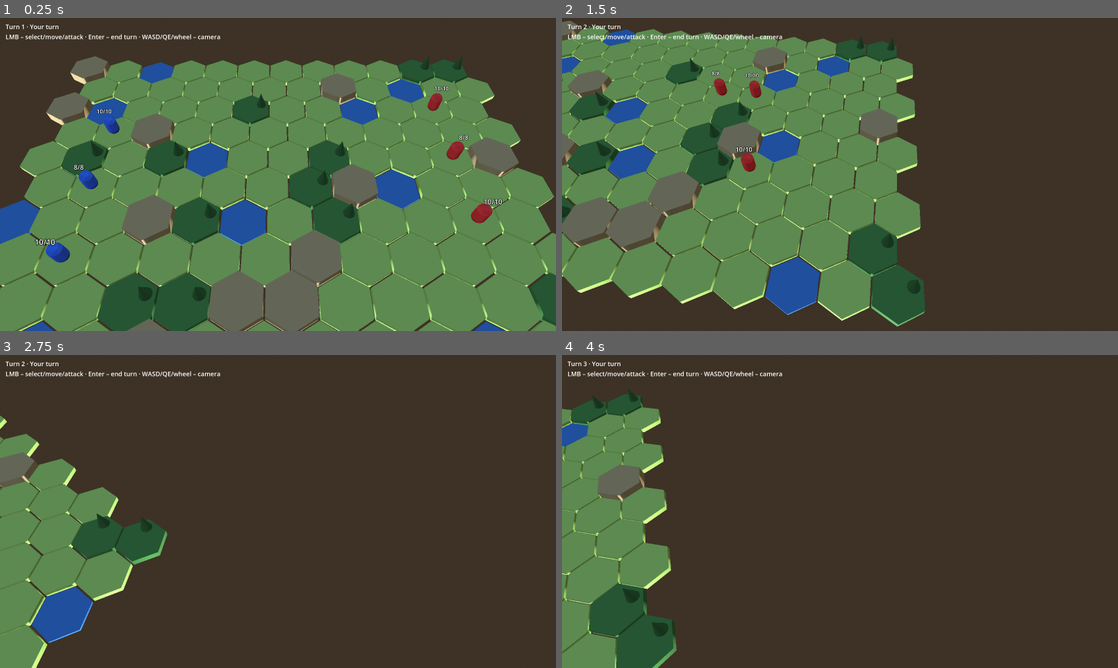
Above: before the commit, frames 1-4 (two rows, left to right).
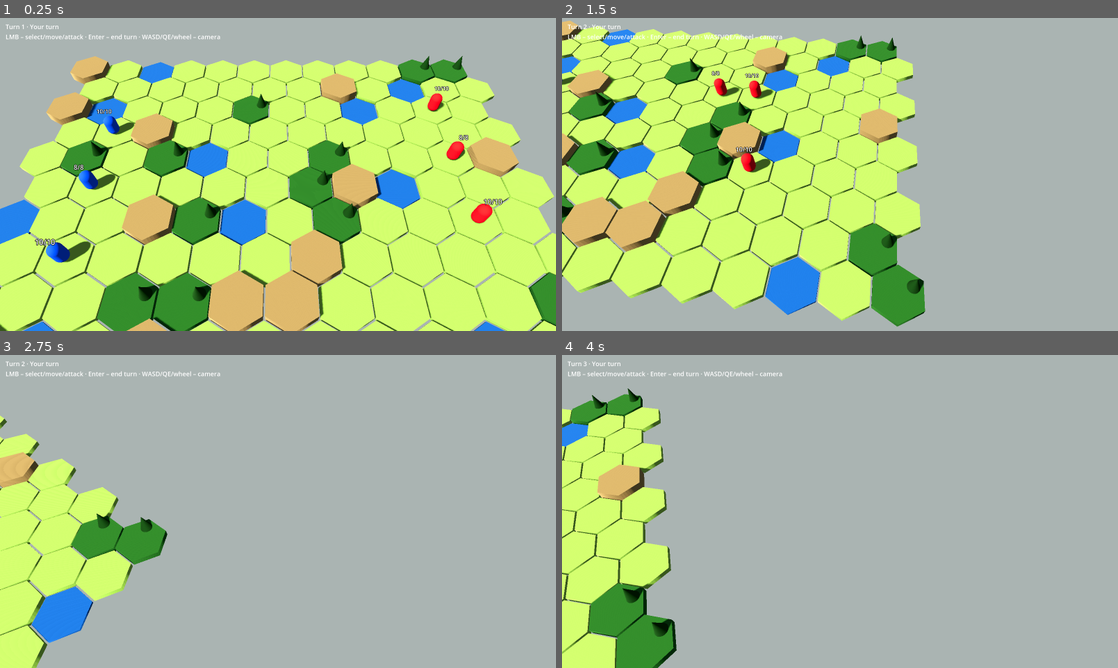
Above: after the commit, the same moments.

Repository: dawidczarczynski/eastern-flank
Game: Godot game, scene res://scenes/battle/battle.tscn
Same seed, same stepped clock (60 frames per second), same inputs: the game is played once before the commit and once after it.
Inputs (mouse positions are in pixels of both pictures, inside the frame that each line leads up to):
- Up to frame 1 (0.25 s): no input
- Up to frame 2 (1.5 s): tap Enter at 0.5, 0.6 s; move the mouse to (962, 158) at 0.52 s; hold D 0.53-1.28 s; click (962, 158) at 0.67 s; move the mouse to (728, 190) at 1.27 s; hold S from 1.28 s (still down); tap Q at 1.35 s
- Up to frame 3 (2.75 s): move the mouse to (333, 442) at 2.02 s; release S at 2.03 s; hold D from 2.03 s (still down); hold E from 2.03 s (still down)
- Up to frame 4 (4 s): move the mouse to (812, 574) at 2.77 s; release D at 2.78 s; release E at 2.78 s; hold W 2.78-3.53 s; tap Enter at 2.85 s; click (812, 574) at 2.92 s; move the mouse to (1006, 558) at 3.52 s; hold A from 3.53 s (still down); hold Q from 3.53 s (still down)

The runs differ from the first frame. In frame 1, 98% of the frame differs, in the area x 0-100%, y 0-100%; in frame 2, 98%; in frame 3, 100%; in frame 4, 99%.

Commit message:
Port lighting and atmosphere from the design (TASK-013)
Co-Authored-By: Claude Opus 5.5 <noreply@anthropic.com>

Diff:
--- /dev/null
+++ b/assets/environments/battle_environment.tres
@@ -0,0 +1,21 @@
+[gd_resource type="Environment" format=3]
+
+[resource]
+background_mode = 1
+background_color = Color(0.6627451, 0.7058824, 0.69803923, 1)
+background_energy_multiplier = 0.55
+ambient_light_source = 2
+ambient_light_color = Color(0.7254902, 0.7490196, 0.7529412, 1)
+ambient_light_energy = 0.32
+tonemap_mode = 3
+tonemap_exposure = 1.05
+fog_enabled = true
+fog_mode = 1
+fog_light_color = Color(0.6627451, 0.7058824, 0.69803923, 1)
+fog_light_energy = 0.55
+fog_sun_scatter = 0.0
+fog_density = 1.0
+fog_aerial_perspective = 0.0
+fog_depth_curve = 1.0
+fog_depth_begin = 38.0
+fog_depth_end = 90.0
--- a/project.godot
+++ b/project.godot
@@ -27,3 +27,5 @@
 [rendering]
 
 anti_aliasing/quality/msaa_3d=2
+lights_and_shadows/directional_shadow/size=4096
+lights_and_shadows/directional_shadow/soft_shadow_filter_quality=3
--- a/scenes/battle/battle.tscn
+++ b/scenes/battle/battle.tscn
@@ -1,29 +1,25 @@
-[gd_scene load_steps=7 format=3]
+[gd_scene load_steps=5 format=3]
 
 [ext_resource type="Script" path="res://src/presentation/battle_controller.gd" id="1_battle"]
 [ext_resource type="Script" path="res://src/presentation/map_view.gd" id="2_map"]
 [ext_resource type="Script" path="res://src/presentation/camera_rig.gd" id="3_camera"]
-
-[sub_resource type="ProceduralSkyMaterial" id="ProceduralSkyMaterial_sky"]
-
-[sub_resource type="Sky" id="Sky_main"]
-sky_material = SubResource("ProceduralSkyMaterial_sky")
-
-[sub_resource type="Environment" id="Environment_main"]
-background_mode = 2
-sky = SubResource("Sky_main")
-ambient_light_source = 3
-tonemap_mode = 2
+[ext_resource type="Environment" path="res://assets/environments/battle_environment.tres" id="4_env"]
 
 [node name="Battle" type="Node3D"]
 script = ExtResource("1_battle")
 
 [node name="WorldEnvironment" type="WorldEnvironment" parent="."]
-environment = SubResource("Environment_main")
+environment = ExtResource("4_env")
 
 [node name="Sun" type="DirectionalLight3D" parent="."]
-transform = Transform3D(1, 0, 0, 0, 0.5736, -0.8192, 0, 0.8192, 0.5736, 0, 10, 0)
+transform = Transform3D(0.613941, 0.593442, -0.520483, 0, 0.65938, 0.751809, 0.789352, -0.461566, 0.40482, 0, 10, 0)
+light_color = Color(1, 0.9411765, 0.84705883, 1)
+light_energy = 0.86
+light_angular_distance = 1.0
 shadow_enabled = true
+shadow_bias = 0.03
+shadow_normal_bias = 1.0
+directional_shadow_max_distance = 80.0
 
 [node name="MapView" type="Node3D" parent="."]
 script = ExtResource("2_map")
--- /dev/null
+++ b/tests/unit/test_battle_look.gd
@@ -0,0 +1,82 @@
+extends TestCase
+
+const ENV_PATH := "res://assets/environments/battle_environment.tres"
+const SCENE_PATH := "res://scenes/battle/battle.tscn"
+const TOL := 0.002
+
+var _env: Environment
+
+
+func before_each() -> void:
+	_env = load(ENV_PATH) as Environment
+
+
+func _assert_color(actual: Color, expected: Color) -> void:
+	var ok := (
+		absf(actual.r - expected.r) <= TOL
+		and absf(actual.g - expected.g) <= TOL
+		and absf(actual.b - expected.b) <= TOL
+	)
+	assert_true(ok, "color %s != %s" % [actual, expected])
+
+
+func test_environment_loads() -> void:
+	assert_true(_env != null, "battle_environment.tres must load as Environment")
+
+
+func test_background_is_flat_haze_color() -> void:
+	assert_eq(_env.background_mode, Environment.BG_COLOR)
+	_assert_color(_env.background_color, Color.html("#a9b4b2"))
+
+
+func test_fog() -> void:
+	assert_true(_env.fog_enabled)
+	assert_eq(_env.fog_mode, Environment.FOG_MODE_DEPTH)
+	assert_true(is_equal_approx(_env.fog_depth_begin, 38.0))
+	assert_true(is_equal_approx(_env.fog_depth_end, 90.0))
+	assert_eq(_env.fog_light_color, _env.background_color)
+	# Same energy for fog and background, so fully fogged geometry blends into the background.
+	assert_true(is_equal_approx(_env.fog_light_energy, _env.background_energy_multiplier))
+
+
+func test_tonemap() -> void:
+	assert_eq(_env.tonemap_mode, Environment.TONE_MAPPER_ACES)
+	assert_true(is_equal_approx(_env.tonemap_exposure, 1.05))
+
+
+func test_ambient() -> void:
+	assert_eq(_env.ambient_light_source, Environment.AMBIENT_SOURCE_COLOR)
+	_assert_color(_env.ambient_light_color, Color.html("#b9bfc0"))
+	assert_true(_env.ambient_light_energy >= 0.25 and _env.ambient_light_energy <= 0.6)
+
+
+func test_sun() -> void:
+	var battle := (load(SCENE_PATH) as PackedScene).instantiate()
+	var sun := battle.get_node("Sun") as DirectionalLight3D
+	_assert_color(sun.light_color, Color.html("#fff0d8"))
+	assert_true(sun.light_energy >= 0.7 and sun.light_energy <= 1.4)
+	assert_true(sun.shadow_enabled)
+	assert_true(sun.light_angular_distance > 0.0)
+	var forward := -sun.transform.basis.z
+	assert_true(
+		forward.distance_to(Vector3(0.520, -0.752, -0.405)) < 0.01, "sun forward is %s" % forward
+	)
+	battle.free()
+
+
+func test_environment_is_referenced_externally() -> void:
+	var battle := (load(SCENE_PATH) as PackedScene).instantiate()
+	var we := battle.get_node("WorldEnvironment") as WorldEnvironment
+	assert_eq(we.environment.resource_path, ENV_PATH)
+	battle.free()
+
+
+func test_shadow_project_settings() -> void:
+	var size: int = ProjectSettings.get_setting(
+		"rendering/lights_and_shadows/directional_shadow/size"
+	)
+	var quality: int = ProjectSettings.get_setting(
+		"rendering/lights_and_shadows/directional_shadow/soft_shadow_filter_quality"
+	)
+	assert_eq(size, 4096)
+	assert_eq(quality, 3)
Not shown, added: tests/unit/test_battle_look.gd.uid
Not shown, changed: docs/tasks/BACKLOG.md
Not shown, changed: docs/tasks/TASK-013-lighting-atmosphere.md
